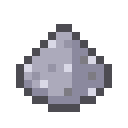
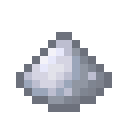
The second 128x128 image is a revision of the first. Changes to its layers:
added layer "Bright" above "HIghlight" over [40, 48, 56, 64]
painted on "HIghlight" over [24, 40, 96, 96]
painted on "Light" over [24, 32, 72, 96]
added layer "Light-Medium" above "Medium" over [32, 56, 72, 88]
painted on "Medium" over [24, 40, 96, 96]
added layer "Medium-Dark" above "Dark" over [24, 56, 80, 96]
painted on "Dark" over [24, 40, 104, 104]
added layer "Darker" above "Darkest" over [64, 56, 104, 104]
painted on "Darkest" over [64, 56, 104, 104]
painted on "Border" over [16, 24, 112, 112]
